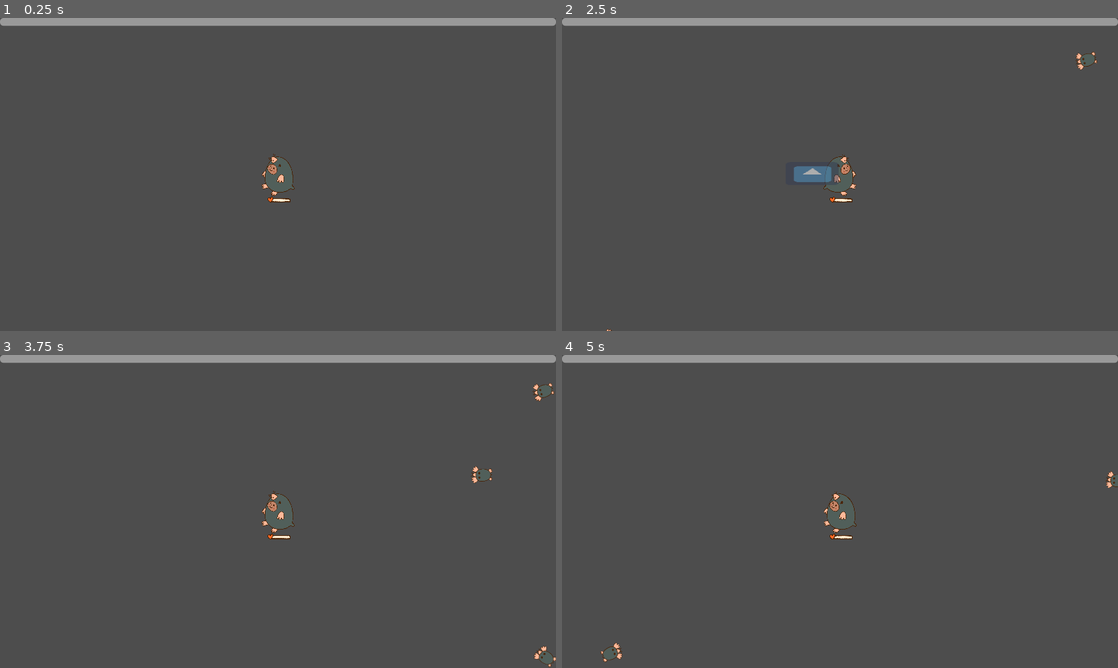
Above: before the commit, frames 1-4 (two rows, left to right).
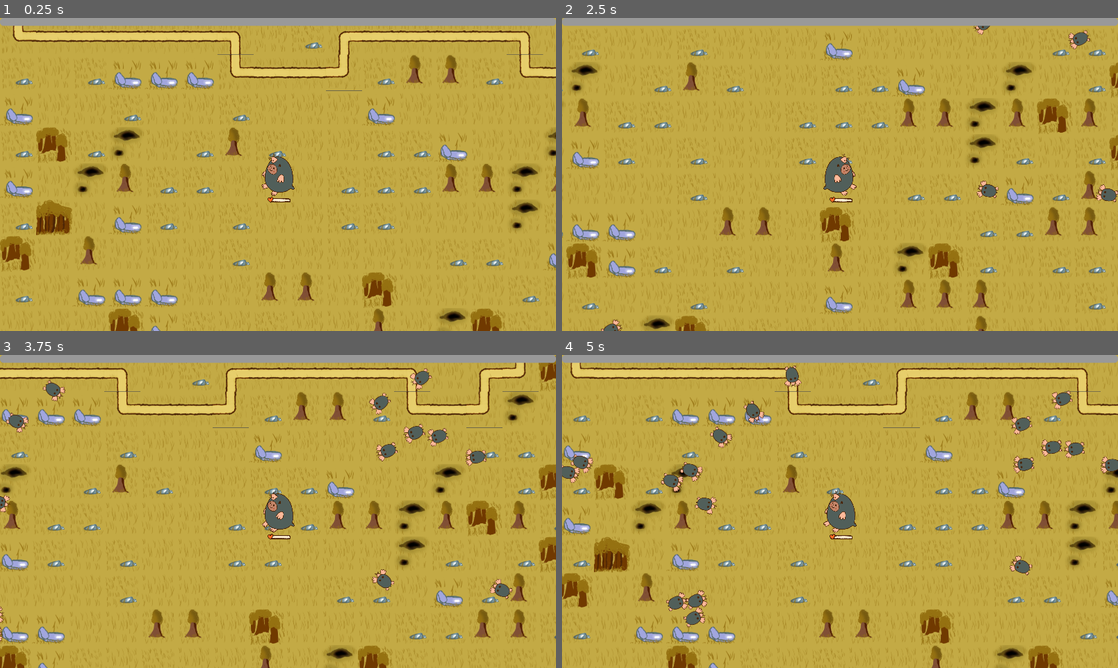
Above: after the commit, the same moments.

Repository: Merliin42/ludum-dare-56
Game: Godot game, scene res://main.tscn
Same seed, same stepped clock (60 frames per second), same inputs: the game is played once before the commit and once after it. The engine's default icon, where the game draws it, is replaced by a stand-in: a white triangle on a blue panel in a dark square. Sound files missing from this copy of the repository are replaced by a short silence.
Inputs:
- Up to frame 1 (0.25 s): no input
- Up to frame 2 (2.5 s): tap Enter at 0.5 s; hold D (character_right) 0.53-1.28 s; hold S (character_down) 1.28-2.03 s; hold D (character_right) from 2.03 s (still down)
- Up to frame 3 (3.75 s): release D (character_right) at 2.78 s; hold W (character_up) 2.78-3.53 s; hold A (character_left) from 3.53 s (still down)
- Up to frame 4 (5 s): keep holding A (character_left)

The runs differ from the first frame. In frame 1, 97% of the frame differs, in the area x 0-100%, y 0-100%; in frame 2, 97%; in frame 3, 96%; in frame 4, 96%.

Commit message:
ajout d'une fonction closest mob

Diff:
--- a/Character/Attacks/punch.tscn
+++ b/Character/Attacks/punch/punch.tscn
@@ -1,6 +1,6 @@
 [gd_scene load_steps=7 format=3 uid="uid://boroei22ds22n"]
 
-[ext_resource type="Script" path="res://Character/Attacks/punch.gd" id="1_gxs0n"]
+[ext_resource type="Script" path="res://Character/Attacks/punch/punch.gd" id="1_gxs0n"]
 [ext_resource type="Texture2D" uid="uid://bvcr1dcpqw76u" path="res://icon.png" id="2_8m6ll"]
 
 [sub_resource type="RectangleShape2D" id="RectangleShape2D_tcxfm"]
--- a/Character/Attacks/uforeo.tscn
+++ /dev/null
@@ -1,203 +0,0 @@
-[gd_scene load_steps=8 format=3 uid="uid://cx8di1mgurvkr"]
-
-[ext_resource type="Script" path="res://Character/Attacks/uforeo.gd" id="1_wqmho"]
-[ext_resource type="Texture2D" uid="uid://bvcr1dcpqw76u" path="res://icon.png" id="2_v30o0"]
-
-[sub_resource type="RectangleShape2D" id="RectangleShape2D_tcxfm"]
-size = Vector2(80, 80)
-
-[sub_resource type="Animation" id="Animation_i35mc"]
-length = 0.001
-tracks/0/type = "value"
-tracks/0/imported = false
-tracks/0/enabled = true
-tracks/0/path = NodePath(".:monitorable")
-tracks/0/interp = 1
-tracks/0/loop_wrap = true
-tracks/0/keys = {
-"times": PackedFloat32Array(0),
-"transitions": PackedFloat32Array(1),
-"update": 1,
-"values": [false]
-}
-tracks/1/type = "value"
-tracks/1/imported = false
-tracks/1/enabled = true
-tracks/1/path = NodePath("Sprite2D:visible")
-tracks/1/interp = 1
-tracks/1/loop_wrap = true
-tracks/1/keys = {
-"times": PackedFloat32Array(0),
-"transitions": PackedFloat32Array(1),
-"update": 1,
-"values": [false]
-}
-tracks/2/type = "value"
-tracks/2/imported = false
-tracks/2/enabled = true
-tracks/2/path = NodePath("CollisionShape2D:position")
-tracks/2/interp = 1
-tracks/2/loop_wrap = true
-tracks/2/keys = {
-"times": PackedFloat32Array(0),
-"transitions": PackedFloat32Array(1),
-"update": 0,
-"values": [Vector2(32, 0)]
-}
-tracks/3/type = "value"
-tracks/3/imported = false
-tracks/3/enabled = true
-tracks/3/path = NodePath("Sprite2D:position")
-tracks/3/interp = 1
-tracks/3/loop_wrap = true
-tracks/3/keys = {
-"times": PackedFloat32Array(0),
-"transitions": PackedFloat32Array(1),
-"update": 0,
-"values": [Vector2(-120, 4.54747e-13)]
-}
-tracks/4/type = "value"
-tracks/4/imported = false
-tracks/4/enabled = true
-tracks/4/path = NodePath(".:rotation")
-tracks/4/interp = 1
-tracks/4/loop_wrap = true
-tracks/4/keys = {
-"times": PackedFloat32Array(0),
-"transitions": PackedFloat32Array(1),
-"update": 0,
-"values": [-6.28319]
-}
-
-[sub_resource type="Animation" id="Animation_pdc6h"]
-resource_name = "punch"
-length = 0.4
-tracks/0/type = "value"
-tracks/0/imported = false
-tracks/0/enabled = true
-tracks/0/path = NodePath(".:monitorable")
-tracks/0/interp = 1
-tracks/0/loop_wrap = true
-tracks/0/keys = {
-"times": PackedFloat32Array(0, 0.0333333),
-"transitions": PackedFloat32Array(1, 1),
-"update": 1,
-"values": [false, true]
-}
-tracks/1/type = "value"
-tracks/1/imported = false
-tracks/1/enabled = true
-tracks/1/path = NodePath("Sprite2D:visible")
-tracks/1/interp = 1
-tracks/1/loop_wrap = true
-tracks/1/keys = {
-"times": PackedFloat32Array(0, 0.0333333),
-"transitions": PackedFloat32Array(1, 1),
-"update": 1,
-"values": [false, true]
-}
-tracks/2/type = "value"
-tracks/2/imported = false
-tracks/2/enabled = true
-tracks/2/path = NodePath("CollisionShape2D:position")
-tracks/2/interp = 1
-tracks/2/loop_wrap = true
-tracks/2/keys = {
-"times": PackedFloat32Array(0, 0.2, 0.4),
-"transitions": PackedFloat32Array(1, 1, 1),
-"update": 0,
-"values": [Vector2(128, 0), Vector2(-120, 0), Vector2(120, 0)]
-}
-tracks/3/type = "value"
-tracks/3/imported = false
-tracks/3/enabled = true
-tracks/3/path = NodePath("Sprite2D:position")
-tracks/3/interp = 1
-tracks/3/loop_wrap = true
-tracks/3/keys = {
-"times": PackedFloat32Array(0, 0.2, 0.4),
-"transitions": PackedFloat32Array(1, 1, 1),
-"update": 1,
-"values": [Vector2(-120, 4.54747e-13), Vector2(120, 4.54747e-13), Vector2(120, 4.54747e-13)]
-}
-
-[sub_resource type="Animation" id="Animation_b0tmc"]
-resource_name = "uforeo"
-loop_mode = 1
-step = 0.25
-tracks/0/type = "value"
-tracks/0/imported = false
-tracks/0/enabled = true
-tracks/0/path = NodePath("CollisionShape2D:position")
-tracks/0/interp = 1
-tracks/0/loop_wrap = true
-tracks/0/keys = {
-"times": PackedFloat32Array(0),
-"transitions": PackedFloat32Array(1),
-"update": 0,
-"values": [Vector2(160, 0)]
-}
-tracks/1/type = "value"
-tracks/1/imported = false
-tracks/1/enabled = true
-tracks/1/path = NodePath(".:rotation")
-tracks/1/interp = 1
-tracks/1/loop_wrap = true
-tracks/1/keys = {
-"times": PackedFloat32Array(0, 1),
-"transitions": PackedFloat32Array(1, 1),
-"update": 0,
-"values": [-6.28319, 0.0]
-}
-tracks/2/type = "value"
-tracks/2/imported = false
-tracks/2/enabled = true
-tracks/2/path = NodePath("Sprite2D:visible")
-tracks/2/interp = 1
-tracks/2/loop_wrap = true
-tracks/2/keys = {
-"times": PackedFloat32Array(0),
-"transitions": PackedFloat32Array(1),
-"update": 1,
-"values": [true]
-}
-
-[sub_resource type="AnimationLibrary" id="AnimationLibrary_goawt"]
-_data = {
-"RESET": SubResource("Animation_i35mc"),
-"punch": SubResource("Animation_pdc6h"),
-"uforeo": SubResource("Animation_b0tmc")
-}
-
-[node name="UFOreo" type="Area2D"]
-rotation = -6.28319
-collision_layer = 8
-collision_mask = 0
-monitoring = false
-monitorable = false
-script = ExtResource("1_wqmho")
-damages = 2
-
-[node name="Sprite2D" type="Sprite2D" parent="."]
-visible = false
-modulate = Color(1, 1, 1, 0.541176)
-position = Vector2(-120, 4.54747e-13)
-scale = Vector2(1.25, 1.25)
-texture = ExtResource("2_v30o0")
-
-[node name="CollisionShape2D" type="CollisionShape2D" parent="."]
-position = Vector2(32, 0)
-shape = SubResource("RectangleShape2D_tcxfm")
-
-[node name="AnimationPlayer" type="AnimationPlayer" parent="."]
-libraries = {
-"": SubResource("AnimationLibrary_goawt")
-}
-
-[node name="Timer" type="Timer" parent="."]
-wait_time = 0.05
-one_shot = true
-autostart = true
-
-[connection signal="animation_finished" from="AnimationPlayer" to="." method="_on_animation_player_animation_finished"]
-[connection signal="timeout" from="Timer" to="." method="_on_timer_timeout"]
--- /dev/null
+++ b/Character/Attacks/uforeo/uforeo.tscn
@@ -0,0 +1,84 @@
+[gd_scene load_steps=6 format=3 uid="uid://cx8di1mgurvkr"]
+
+[ext_resource type="Script" path="res://Character/Attacks/uforeo/uforeo.gd" id="1_wqmho"]
+[ext_resource type="Texture2D" uid="uid://bvcr1dcpqw76u" path="res://icon.png" id="2_v30o0"]
+
+[sub_resource type="RectangleShape2D" id="RectangleShape2D_tcxfm"]
+size = Vector2(80, 80)
+
+[sub_resource type="Animation" id="Animation_tydq1"]
+resource_name = "uforeo"
+loop_mode = 1
+step = 0.25
+tracks/0/type = "value"
+tracks/0/imported = false
+tracks/0/enabled = true
+tracks/0/path = NodePath("CollisionShape2D:position")
+tracks/0/interp = 1
+tracks/0/loop_wrap = true
+tracks/0/keys = {
+"times": PackedFloat32Array(0),
+"transitions": PackedFloat32Array(1),
+"update": 0,
+"values": [Vector2(160, 0)]
+}
+tracks/1/type = "value"
+tracks/1/imported = false
+tracks/1/enabled = true
+tracks/1/path = NodePath(".:rotation")
+tracks/1/interp = 1
+tracks/1/loop_wrap = true
+tracks/1/keys = {
+"times": PackedFloat32Array(0, 1),
+"transitions": PackedFloat32Array(1, 1),
+"update": 0,
+"values": [-6.28319, 0.0]
+}
+tracks/2/type = "value"
+tracks/2/imported = false
+tracks/2/enabled = true
+tracks/2/path = NodePath("Sprite2D:visible")
+tracks/2/interp = 1
+tracks/2/loop_wrap = true
+tracks/2/keys = {
+"times": PackedFloat32Array(0),
+"transitions": PackedFloat32Array(1),
+"update": 1,
+"values": [true]
+}
+
+[sub_resource type="AnimationLibrary" id="AnimationLibrary_jsmx6"]
+_data = {
+"uforeo": SubResource("Animation_tydq1")
+}
+
+[node name="UFOreo" type="Area2D"]
+rotation = -6.28319
+collision_layer = 8
+collision_mask = 0
+monitoring = false
+script = ExtResource("1_wqmho")
+damages = 2
+
+[node name="Sprite2D" type="Sprite2D" parent="."]
+modulate = Color(1, 1, 1, 0.541176)
+position = Vector2(160, 0)
+scale = Vector2(1.25, 1.25)
+texture = ExtResource("2_v30o0")
+
+[node name="CollisionShape2D" type="CollisionShape2D" parent="."]
+position = Vector2(160, 0)
+shape = SubResource("RectangleShape2D_tcxfm")
+
+[node name="AnimationPlayer" type="AnimationPlayer" parent="."]
+libraries = {
+"": SubResource("AnimationLibrary_jsmx6")
+}
+
+[node name="Timer" type="Timer" parent="."]
+wait_time = 0.05
+one_shot = true
+autostart = true
+
+[connection signal="animation_finished" from="AnimationPlayer" to="." method="_on_animation_player_animation_finished"]
+[connection signal="timeout" from="Timer" to="." method="_on_timer_timeout"]
--- a/Character/character.gd
+++ b/Character/character.gd
@@ -24,7 +24,20 @@
 	elif velocity.x > 0:
 		$AnimatedSprite2D.flip_h = true;
 
+	if velocity != Vector2.ZERO:
+		$AnimatedSprite2D.play('walk');
+	else:
+		$AnimatedSprite2D.play('default');
+
+	get_closest_mob_position();
+
 	move_and_slide()
+
+func get_closest_mob_position() -> Vector2:
+	var closest_mob_detector = get_node('ClosestMobDetector');
+	if is_instance_of(closest_mob_detector, ClosestMobDetector):
+		return $ClosestMobDetector.get_closest_mob_position();
+	return Vector2.ZERO;
 
 func take_damage(amount: int) -> void:
 	$DamagePlayer.play();
--- a/Character/character.tscn
+++ b/Character/character.tscn
@@ -1,17 +1,25 @@
-[gd_scene load_steps=19 format=3 uid="uid://bjkyon2pmjvc1"]
+[gd_scene load_steps=27 format=3 uid="uid://bjkyon2pmjvc1"]
 
 [ext_resource type="Script" path="res://Character/character.gd" id="1_fn5m8"]
 [ext_resource type="Texture2D" uid="uid://b2g8dn0ejgyr0" path="res://Character/assets/animation/Papa_Taupe-1.png" id="2_m733v"]
-[ext_resource type="PackedScene" uid="uid://boroei22ds22n" path="res://Character/Attacks/punch.tscn" id="3_2ehei"]
 [ext_resource type="Texture2D" uid="uid://dxpn5kv4t7x21" path="res://Character/assets/animation/Papa_Taupe-2.png" id="3_rmxf1"]
 [ext_resource type="Texture2D" uid="uid://dm2sreb0b7vtu" path="res://Character/assets/animation/Papa_Taupe-3.png" id="4_4ue27"]
 [ext_resource type="AudioStream" uid="uid://bbovt7tfoa260" path="res://Character/assets/Bruitages - coup_3.mp3" id="4_nbbdi"]
 [ext_resource type="Texture2D" uid="uid://dfxjk6xs8o1up" path="res://Character/assets/animation/Papa_Taupe-4.png" id="5_tmiww"]
 [ext_resource type="Texture2D" uid="uid://tp6e6l4pprtm" path="res://Character/assets/healthbar/Intérieur.png" id="6_n0hie"]
+[ext_resource type="Texture2D" uid="uid://b74a6125qgjpv" path="res://Character/assets/marche/Papa_Taupe_Marche-1.png" id="6_ycua5"]
+[ext_resource type="Texture2D" uid="uid://bpfvqnci8ust5" path="res://Character/assets/marche/Papa_Taupe_Marche-2.png" id="7_dcbon"]
 [ext_resource type="Texture2D" uid="uid://x4qjc35rk6fh" path="res://Character/assets/healthbar/Jauche-1.png" id="7_srreq"]
+[ext_resource type="Texture2D" uid="uid://s4egmbyglvox" path="res://Character/assets/marche/Papa_Taupe_Marche-3.png" id="8_0utnb"]
 [ext_resource type="Texture2D" uid="uid://5qsdosfvpt5b" path="res://Character/assets/healthbar/Jauche-2.png" id="8_vyukr"]
+[ext_resource type="Texture2D" uid="uid://c32nnnxbowyr" path="res://Character/assets/marche/Papa_Taupe_Marche-4.png" id="9_fdfru"]
 [ext_resource type="Texture2D" uid="uid://7av7awve2ei7" path="res://Character/assets/healthbar/Jauche-3.png" id="9_ghw0t"]
+[ext_resource type="Texture2D" uid="uid://bug13t3o5wul6" path="res://Character/assets/marche/Papa_Taupe_Marche-5.png" id="10_7n0ds"]
 [ext_resource type="Texture2D" uid="uid://cggrueai0qoal" path="res://Character/assets/healthbar/Amour.png" id="10_pk1t6"]
+[ext_resource type="Texture2D" uid="uid://dj4b6x7xr3u6y" path="res://Character/assets/marche/Papa_Taupe_Marche-6.png" id="11_bp48x"]
+[ext_resource type="Texture2D" uid="uid://cupn6bw3sqmer" path="res://Character/assets/marche/Papa_Taupe_Marche-7.png" id="12_vwtls"]
+[ext_resource type="Texture2D" uid="uid://cyk5ycr12qu1g" path="res://Character/assets/marche/Papa_Taupe_Marche-8.png" id="13_57b2o"]
+[ext_resource type="PackedScene" uid="uid://c3akih54wq84w" path="res://Character/closest_mob_detector.tscn" id="14_np1k7"]
 
 [sub_resource type="SpriteFrames" id="SpriteFrames_blfja"]
 animations = [{
@@ -30,6 +38,35 @@
 }],
 "loop": true,
 "name": &"default",
+"speed": 12.0
+}, {
+"frames": [{
+"duration": 1.0,
+"texture": ExtResource("6_ycua5")
+}, {
+"duration": 1.0,
+"texture": ExtResource("7_dcbon")
+}, {
+"duration": 1.0,
+"texture": ExtResource("8_0utnb")
+}, {
+"duration": 1.0,
+"texture": ExtResource("9_fdfru")
+}, {
+"duration": 1.0,
+"texture": ExtResource("10_7n0ds")
+}, {
+"duration": 1.0,
+"texture": ExtResource("11_bp48x")
+}, {
+"duration": 1.0,
+"texture": ExtResource("12_vwtls")
+}, {
+"duration": 1.0,
+"texture": ExtResource("13_57b2o")
+}],
+"loop": true,
+"name": &"walk",
 "speed": 12.0
 }]
 
@@ -94,12 +131,14 @@
 scale = Vector2(0.25, 0.25)
 sprite_frames = SubResource("SpriteFrames_blfja")
 autoplay = "default"
-frame_progress = 0.433482
+frame_progress = 0.610362
 
 [node name="CollisionShape2D" type="CollisionShape2D" parent="."]
 shape = SubResource("CircleShape2D_0suh2")
 
 [node name="Camera2D" type="Camera2D" parent="."]
+
+[node name="ClosestMobDetector" parent="." instance=ExtResource("14_np1k7")]
 
 [node name="MobDetector" type="Area2D" parent="."]
 collision_layer = 0
@@ -143,9 +182,6 @@
 texture_progress = ExtResource("10_pk1t6")
 metadata/_edit_use_anchors_ = true
 
-[node name="Punch" parent="." instance=ExtResource("3_2ehei")]
-position = Vector2(24, -3)
-
 [node name="DamagePlayer" type="AudioStreamPlayer2D" parent="."]
 stream = ExtResource("4_nbbdi")
 
@@ -153,6 +189,8 @@
 wait_time = 0.3
 one_shot = true
 
+[node name="Attacks" type="Node2D" parent="."]
+
 [connection signal="health_updated" from="." to="." method="_on_health_updated"]
 [connection signal="body_entered" from="MobDetector" to="." method="_on_mob_detector_body_entered"]
 [connection signal="area_entered" from="CollectibleDetector" to="." method="_on_collectible_detector_area_entered"]
--- /dev/null
+++ b/Character/closest_mob_detector.gd
@@ -0,0 +1,15 @@
+class_name ClosestMobDetector;
+extends Area2D;
+
+func get_closest_mob_position() -> Vector2:
+	var mob = null;
+	var distance = 10000;
+	var overlapping_bodies = get_overlapping_bodies();
+	for body in overlapping_bodies:
+		var overlapping_body_distance = body.position.distance_squared_to(position);
+		if overlapping_body_distance < distance:
+			distance = overlapping_body_distance;
+			mob = body;
+	if (mob == null):
+		return Vector2.ZERO;
+	return mob.global_position;
--- /dev/null
+++ b/Character/closest_mob_detector.tscn
@@ -0,0 +1,15 @@
+[gd_scene load_steps=3 format=3 uid="uid://c3akih54wq84w"]
+
+[ext_resource type="Script" path="res://Character/closest_mob_detector.gd" id="1_nko84"]
+
+[sub_resource type="CircleShape2D" id="CircleShape2D_phfp7"]
+radius = 472.01
+
+[node name="ClosestMobDetector" type="Area2D"]
+collision_layer = 0
+collision_mask = 2
+monitorable = false
+script = ExtResource("1_nko84")
+
+[node name="CollisionShape2D" type="CollisionShape2D" parent="."]
+shape = SubResource("CircleShape2D_phfp7")
--- a/Mob/mob_spawner.tscn
+++ b/Mob/mob_spawner.tscn
@@ -6,7 +6,7 @@
 script = ExtResource("1_c0ldq")
 
 [node name="Timer" type="Timer" parent="."]
-wait_time = 0.5
+wait_time = 0.1
 autostart = true
 
 [connection signal="timeout" from="Timer" to="." method="_on_timer_timeout"]
--- a/main.tscn
+++ b/main.tscn
@@ -42,7 +42,6 @@
 process_mode = 1
 
 [node name="TileMapLayer" parent="World" instance=ExtResource("4_f404e")]
-visible = false
 
 [node name="MobSpawner" parent="World" instance=ExtResource("1_5wj2p")]
 mobs = Array[PackedScene]([ExtResource("2_a3thj")])
Renamed: Character/Attacks/punch.gd -> Character/Attacks/punch/punch.gd
Renamed: Character/Attacks/uforeo.gd -> Character/Attacks/uforeo/uforeo.gd
Binary file added: Character/assets/marche/Papa_Taupe_Marche-1.png
Not shown, added: Character/assets/marche/Papa_Taupe_Marche-1.png.import
Binary file added: Character/assets/marche/Papa_Taupe_Marche-2.png
Not shown, added: Character/assets/marche/Papa_Taupe_Marche-2.png.import
Binary file added: Character/assets/marche/Papa_Taupe_Marche-3.png
Not shown, added: Character/assets/marche/Papa_Taupe_Marche-3.png.import
Binary file added: Character/assets/marche/Papa_Taupe_Marche-4.png
Not shown, added: Character/assets/marche/Papa_Taupe_Marche-4.png.import
Binary file added: Character/assets/marche/Papa_Taupe_Marche-5.png
Not shown, added: Character/assets/marche/Papa_Taupe_Marche-5.png.import
(and 24 more such lines)
